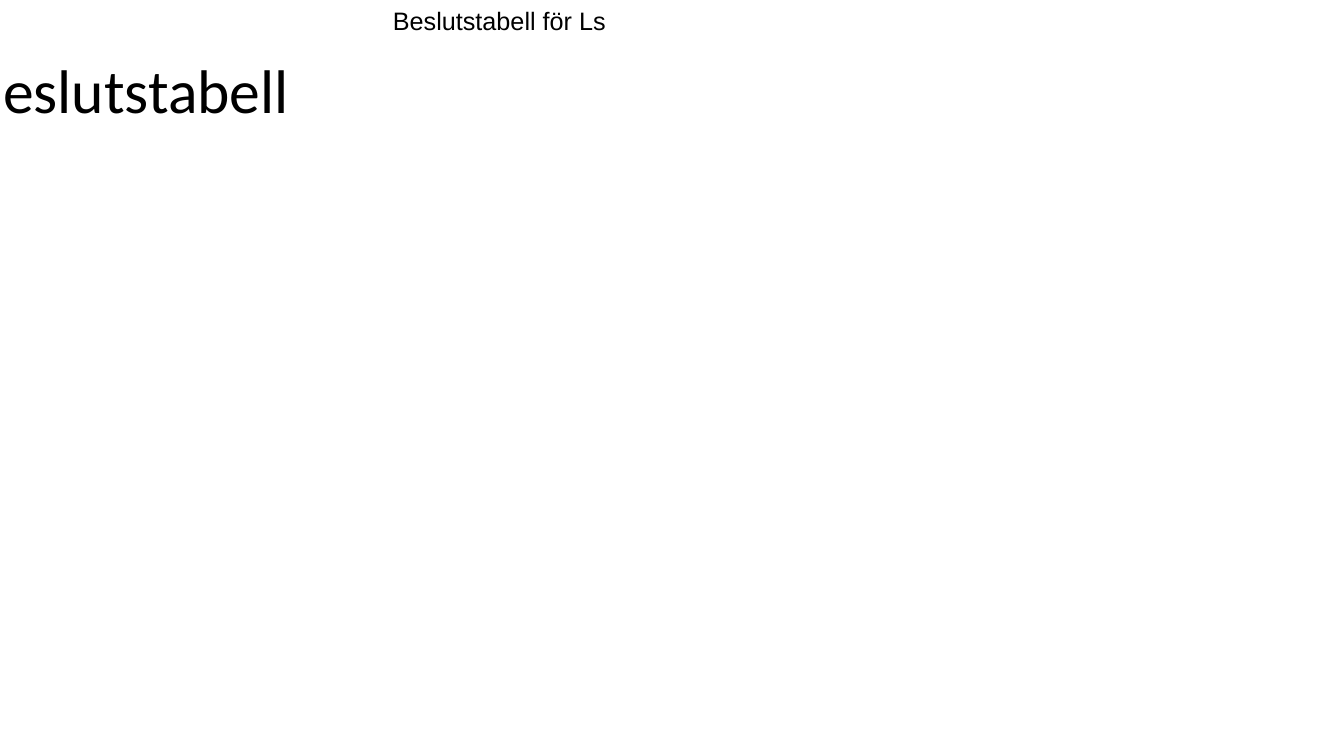
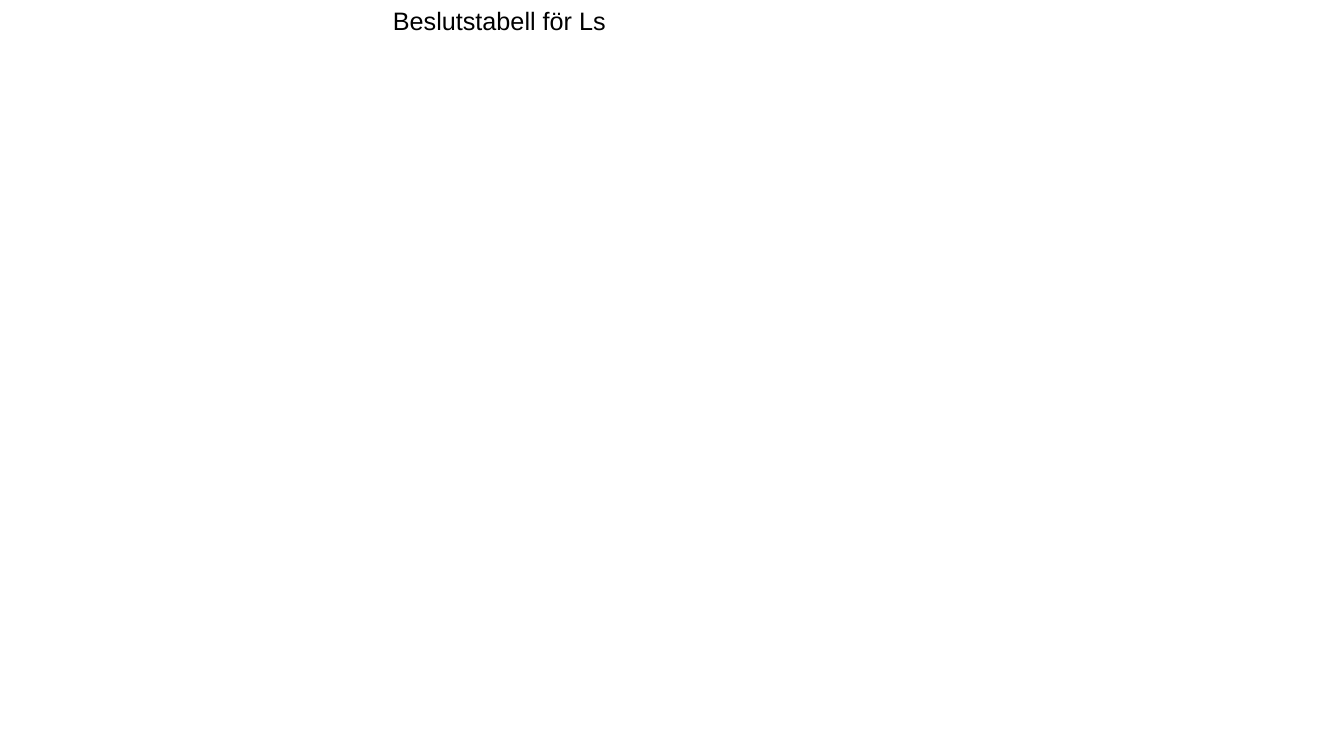
Before and after one commit to Pontussand/INTE2016Project, a slide deck: slide 20 of reports/Slutredovisning/slutredovisning_grupp2.pptx (slide 12 before the commit). Drawn at 1344x756 pixels with LibreOffice and Linux fonts; fonts in the diff are those of the drawing; background and template pictures are left out. Boxes give left, top, right and bottom in pixels: in the first picture for what was removed or moved away, otherwise in the second. Text is boxed around its words. In the diff, an @@ line names an element or a change of style, - is before the commit and + after.

```diff
--- a/reports/Slutredovisning/slutredovisning_grupp2.pptx
+++ b/reports/Slutredovisning/slutredovisning_grupp2.pptx
@@ text removed at box(0, 70, 289, 114) @@
-Beslutstabell
```
Also in this commit, not shown: 4 other slides changed, 8 slides added, 4 other files.
